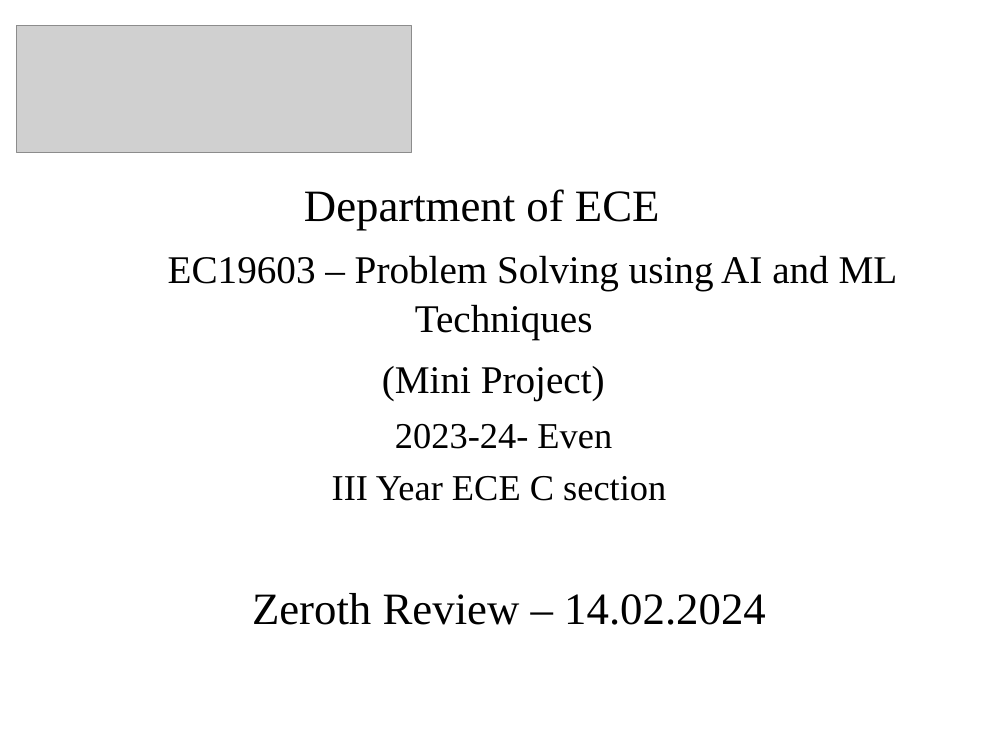
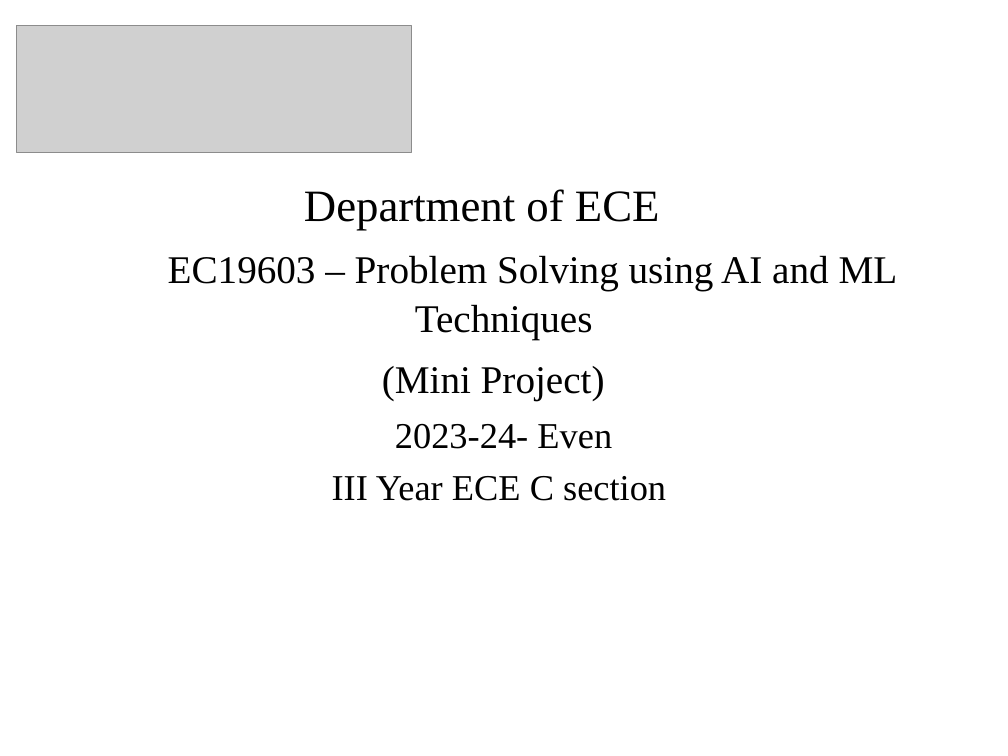
Before and after one commit to greyhatguy007/rf-projs, a slide deck: slide 1 of softwareProjectFinal.pptx. Drawn at 1008x756 pixels with LibreOffice and Linux fonts; fonts in the diff are those of the drawing; grey boxes stand for pictures. Boxes give left, top, right and bottom in pixels: in the first picture for what was removed or moved away, otherwise in the second. Text is boxed around its words. In the diff, an @@ line names an element or a change of style, - is before the commit and + after.

```diff
--- a/softwareProjectFinal.pptx
+++ b/softwareProjectFinal.pptx
@@ text at (x1=252, y1=593, x2=766, y2=625): paragraph removed @@
-Zeroth Review – 14.02.2024
```
Also in this commit, not shown: 6 other slides changed, 1 slide added, 1 slide removed, 6 other files.
